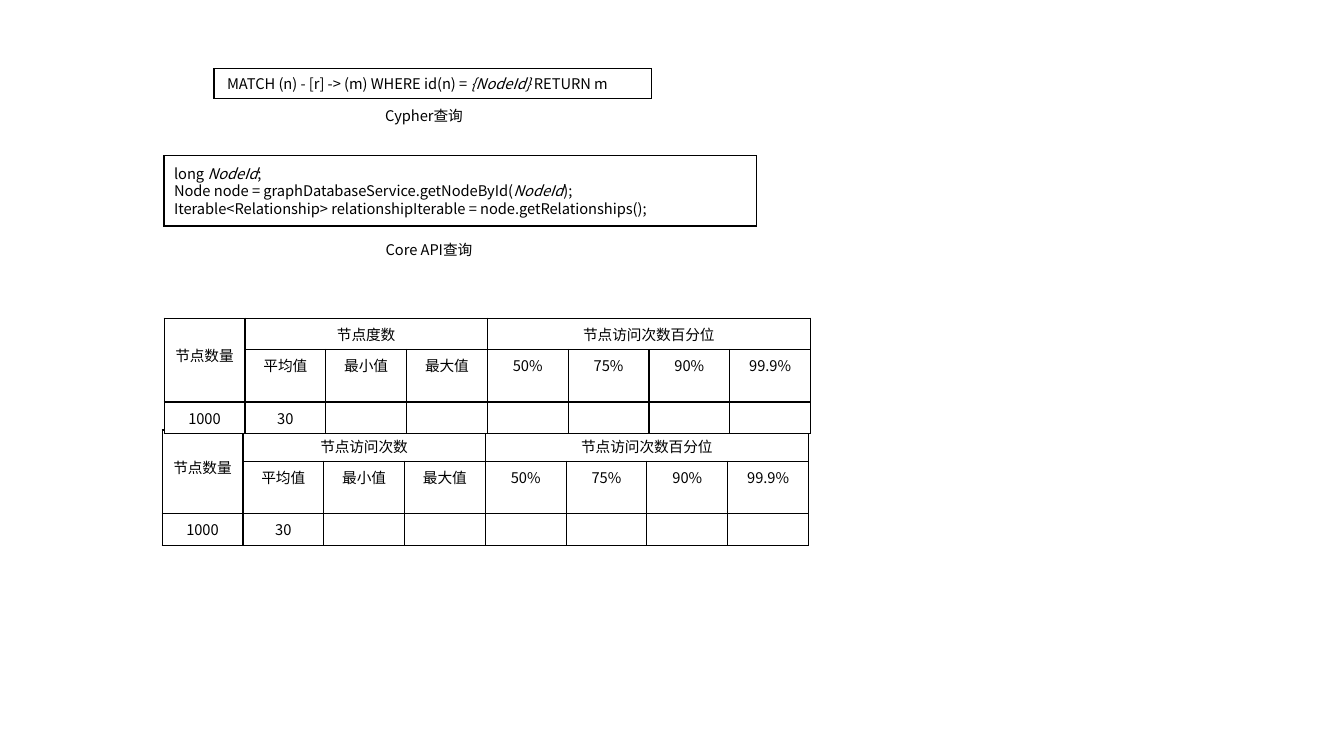
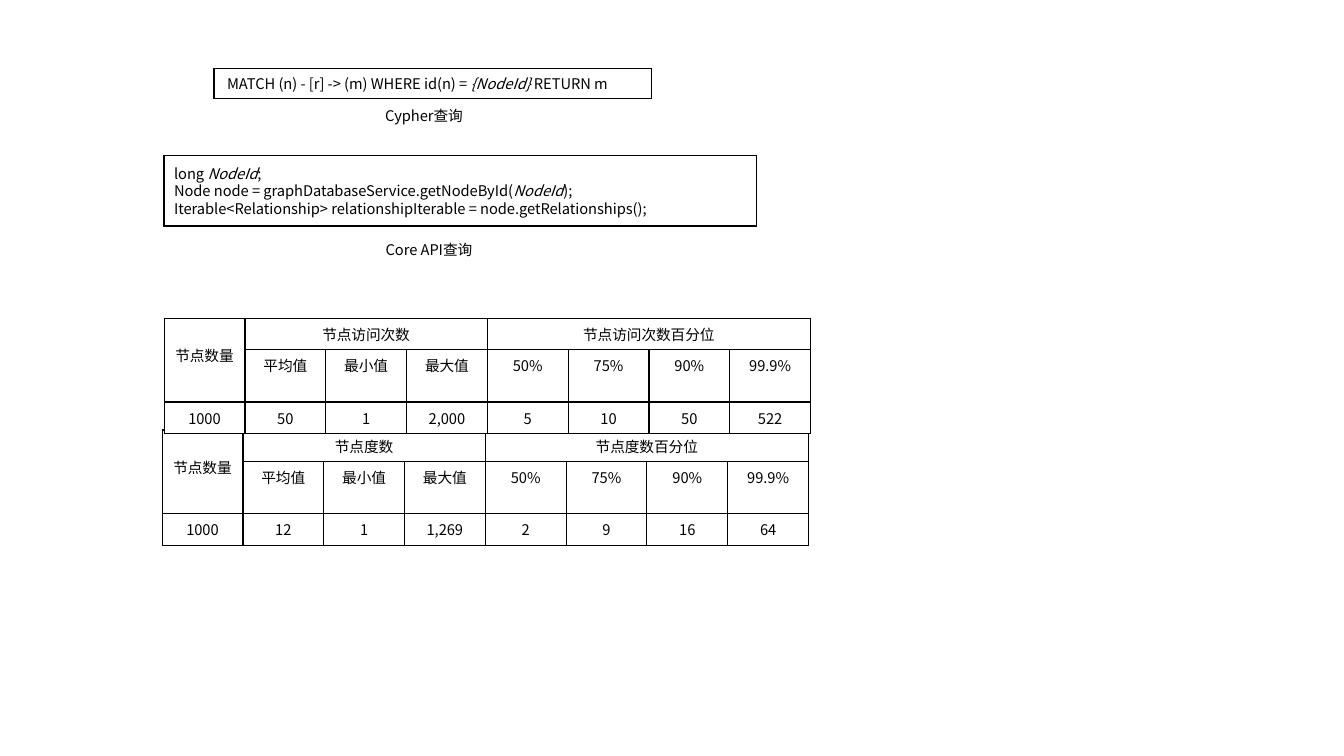
Before and after one commit to yayadi23/BIM, a slide deck: slide 49 of 毕业论文资料/毕业论文图 [自动保存的].pptx (slide 48 before the commit). Drawn at 1344x756 pixels with LibreOffice and Linux fonts; fonts in the diff are those of the drawing. Boxes give left, top, right and bottom in pixels: in the first picture for what was removed or moved away, otherwise in the second. Text is boxed around its words. In the diff, an @@ line names an element or a change of style, - is before the commit and + after.

```diff
--- a/毕业论文资料/毕业论文图 [自动保存的].pptx
+++ b/毕业论文资料/毕业论文图 [自动保存的].pptx
@@ table at box(164, 319, 810, 431) @@
-row 1, column 2: 节点度数
+row 1, column 2: 节点访问次数
-row 3: 1000 | 30 |  |  |  |  |  | 
+row 3: 1000 | 50 | 1 | 2,000 | 5 | 10 | 50 | 522
@@ table at box(162, 431, 808, 542) @@
-row 1, column 2: 节点访问次数
+row 1, column 2: 节点度数
-row 1, column 5: 节点访问次数百分位
+row 1, column 5: 节点度数百分位
-row 3: 1000 | 30 |  |  |  |  |  | 
+row 3: 1000 | 12 | 1 | 1,269 | 2 | 9 | 16 | 64
```
Also in this commit, not shown: 2 other slides changed, 2 slides added, 15 other files.
